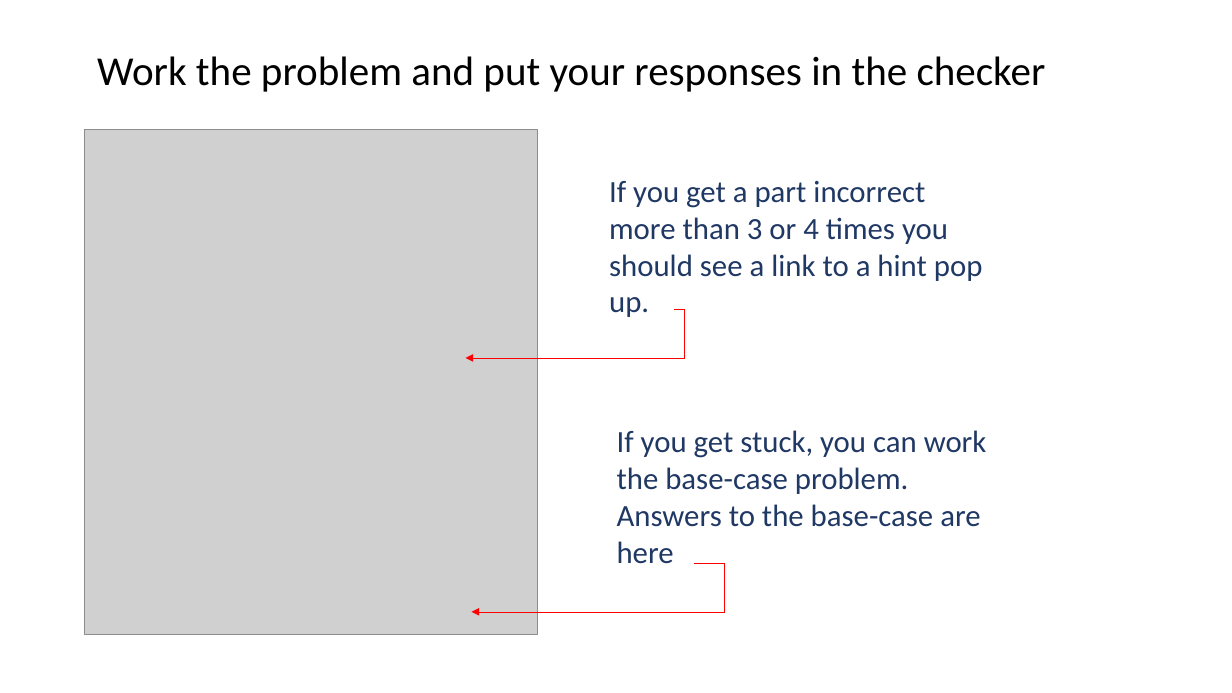
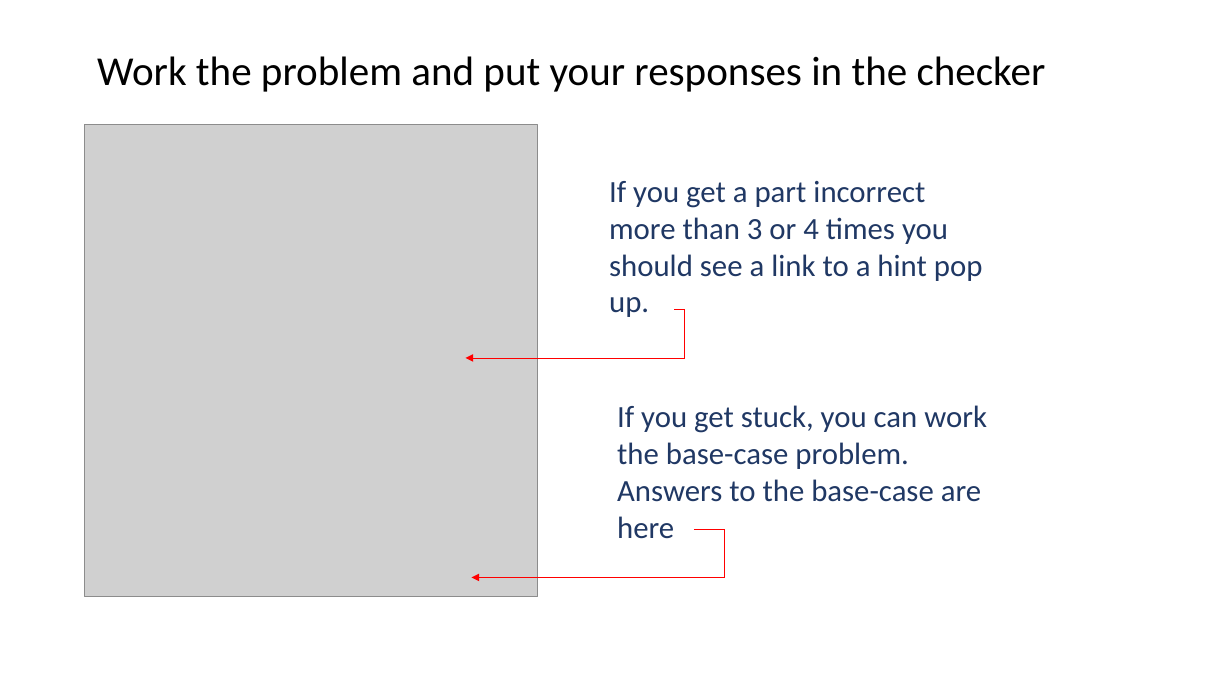
Before and after one commit to gwagnerj/QRP, a slide deck: slide 7 of Documentation/Using the QR Problem homework Site for Students.pptx. Drawn at 1232x693 pixels with LibreOffice and Linux fonts; fonts in the diff are those of the drawing; grey boxes stand for pictures. Boxes give left, top, right and bottom in pixels: in the first picture for what was removed or moved away, otherwise in the second. Text is boxed around its words. In the diff, an @@ line names an element or a change of style, - is before the commit and + after.

```diff
--- a/Documentation/Using the QR Problem homework Site for Students.pptx
+++ b/Documentation/Using the QR Problem homework Site for Students.pptx
@@ picture: place and size @@
-picture at <box>84,129,538,635</box>
+picture at <box>84,125,538,597</box>
@@ text "If you get stuck, you ...": place and size @@
-text "If you get stuck, you ..." at <box>617,430,987,564</box>
+text "If you get stuck, you ..." at <box>617,405,987,539</box>
@@ elbow arrow moved from (694, 564) - (471, 612) to (694, 530) - (471, 578) @@
```
Also in this commit, not shown: 2 other slides changed, 2 other files.
